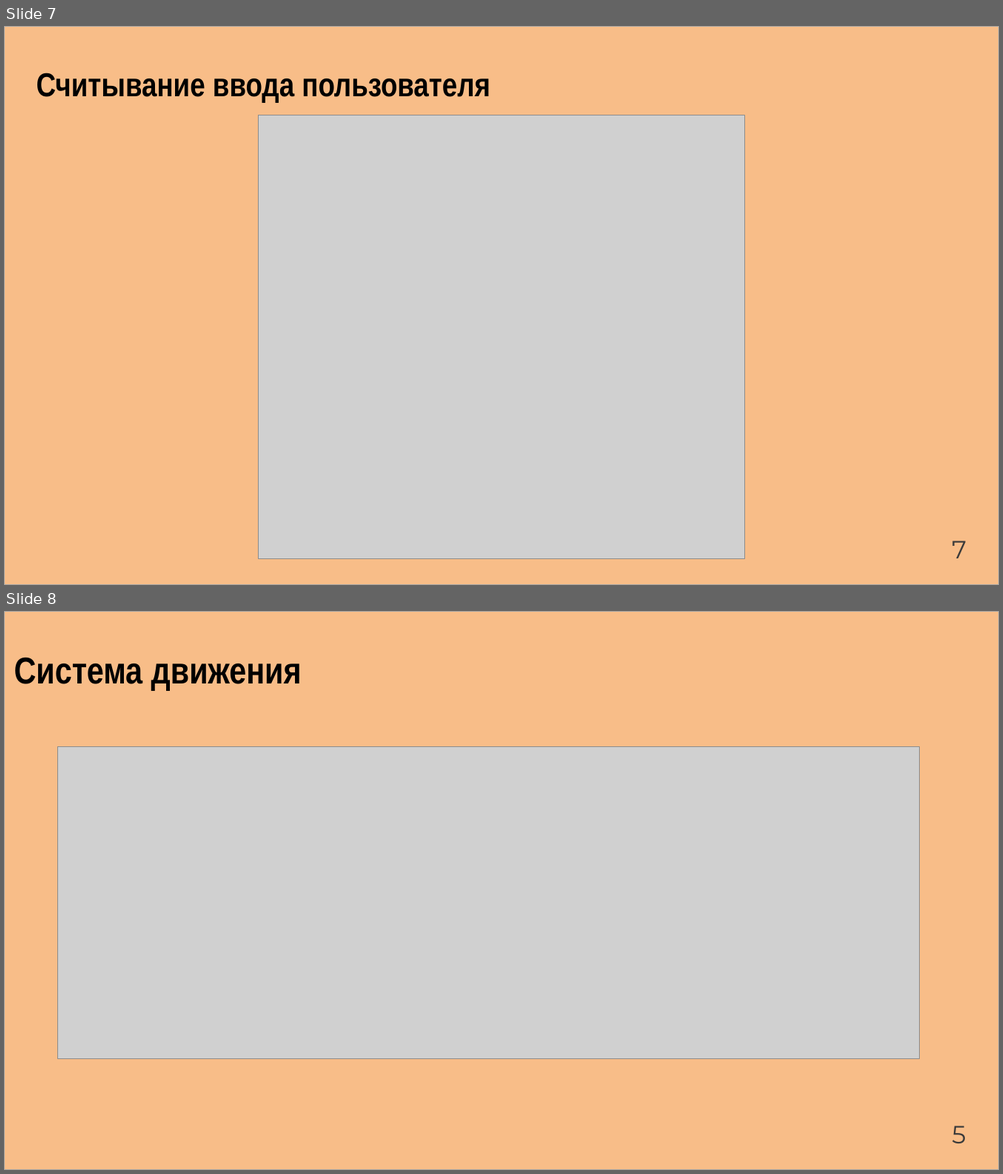
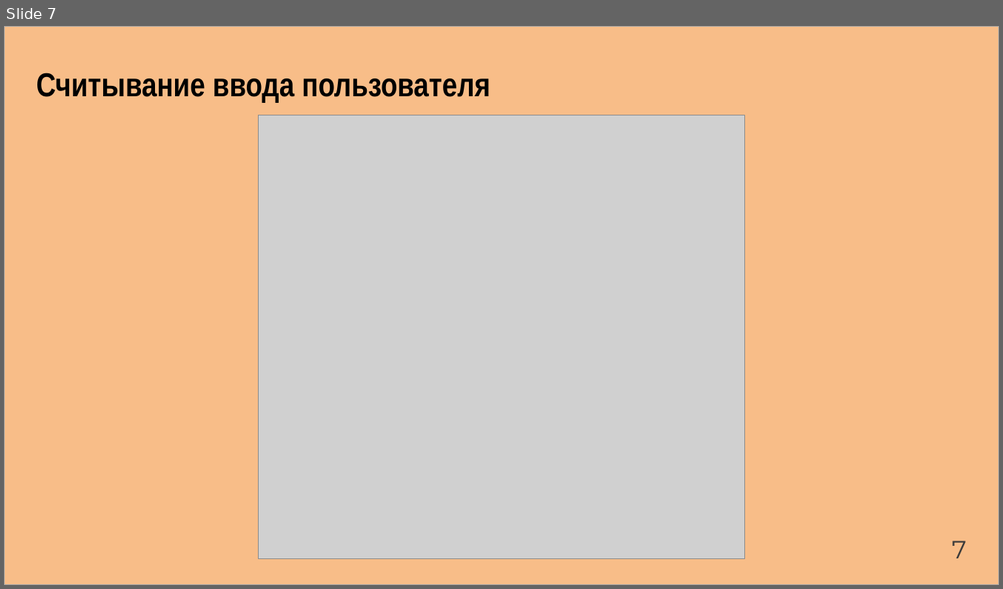
Before and after one commit to Artemor31/Files, a slide deck: Готовые части/NormPreza.pptx. Shown one above the other, each under a label of ours: slides 7 and 8 before the commit, slide 7 after it. The pictures are 1003x1174 and 1003x589 pixels, drawn with LibreOffice and Linux fonts; fonts in the diff are those of the drawing; grey boxes stand for pictures. Boxes give left, top, right and bottom in pixels: in the first picture for what was removed or moved away, otherwise in the second. Text is boxed around its words. In the diff, an @@ line names an element or a change of style, - is before the commit and + after.

```diff
--- a/Готовые части/NormPreza.pptx
+++ b/Готовые части/NormPreza.pptx
@@ slide 8 removed at [4, 611, 999, 1170], background #FFFFFF @@
@@ rectangle removed at [4, 611, 999, 1170] @@
@@ text removed at [14, 657, 301, 691] @@
-Система движения
@@ picture removed at [58, 747, 919, 1059] @@
@@ text removed at [951, 1126, 965, 1144] @@
-5
```
Also in this commit, not shown: 2 slides changed, 1 slide added, 2 other files.
